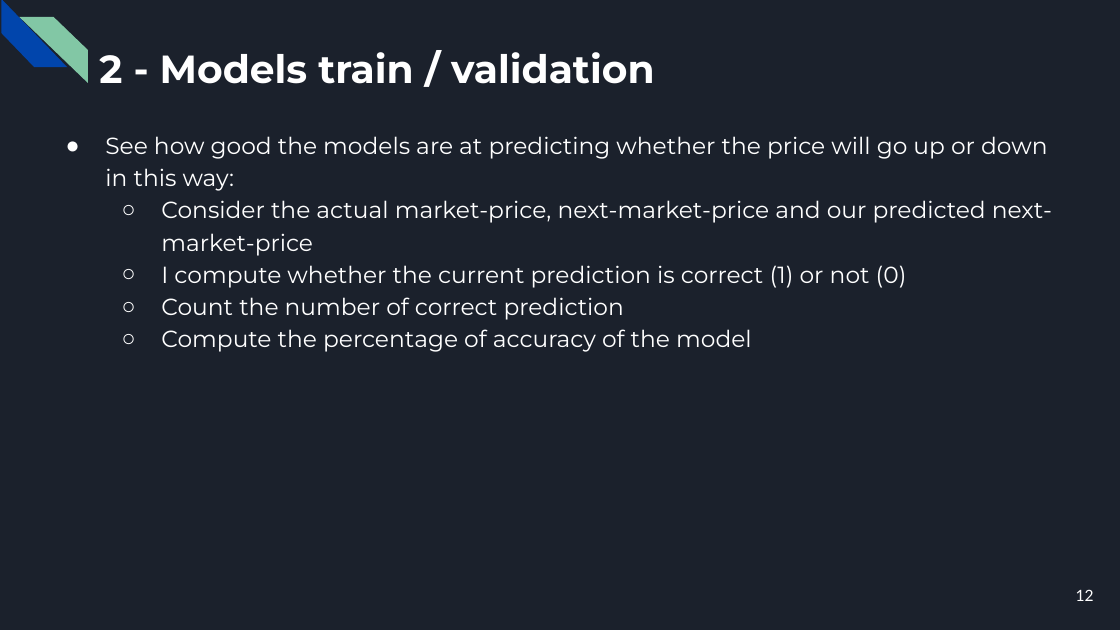
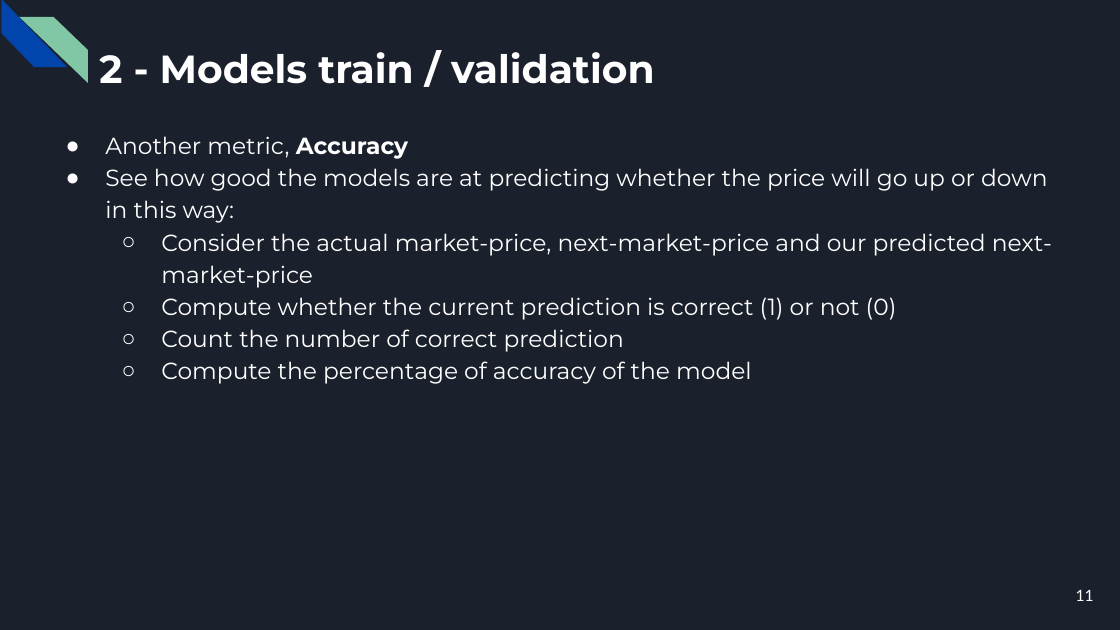
Before and after one commit to CorsiDanilo/bitcoin-price-prediction-with-pyspark, a slide deck: slide 11 of presentation/presentation.pptx (slide 12 before the commit). Drawn at 1120x630 pixels with LibreOffice and Linux fonts; fonts in the diff are those of the drawing. Boxes give left, top, right and bottom in pixels: in the first picture for what was removed or moved away, otherwise in the second. Text is boxed around its words. In the diff, an @@ line names an element or a change of style, - is before the commit and + after.

```diff
--- a/presentation/presentation.pptx
+++ b/presentation/presentation.pptx
@@ text at (105,136,408,159): paragraph added @@
+● Another metric, Accuracy
@@ text at (161,297,897,320): text changed @@
-  ○ I compute whether the current prediction is correct (1) or not (0)
+  ○ Compute whether the current prediction is correct (1) or not (0)
@@ page number at (1076,590,1094,601): text changed @@
-12
+11
```
Also in this commit, not shown: 13 other slides changed, 1 slide removed, 27 other files.
